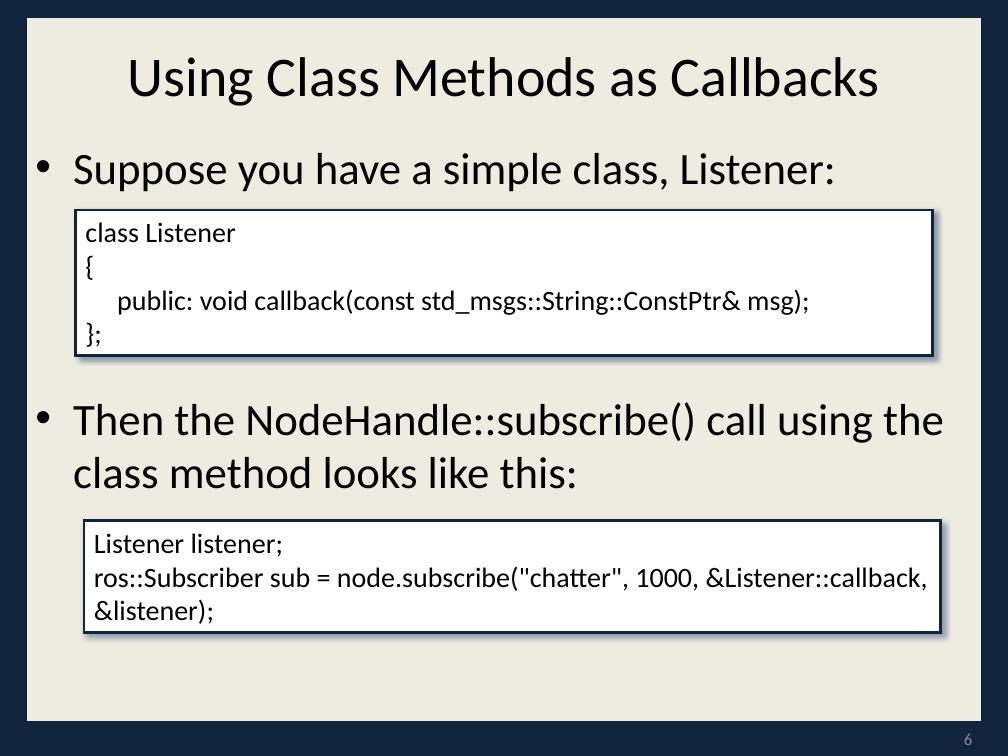
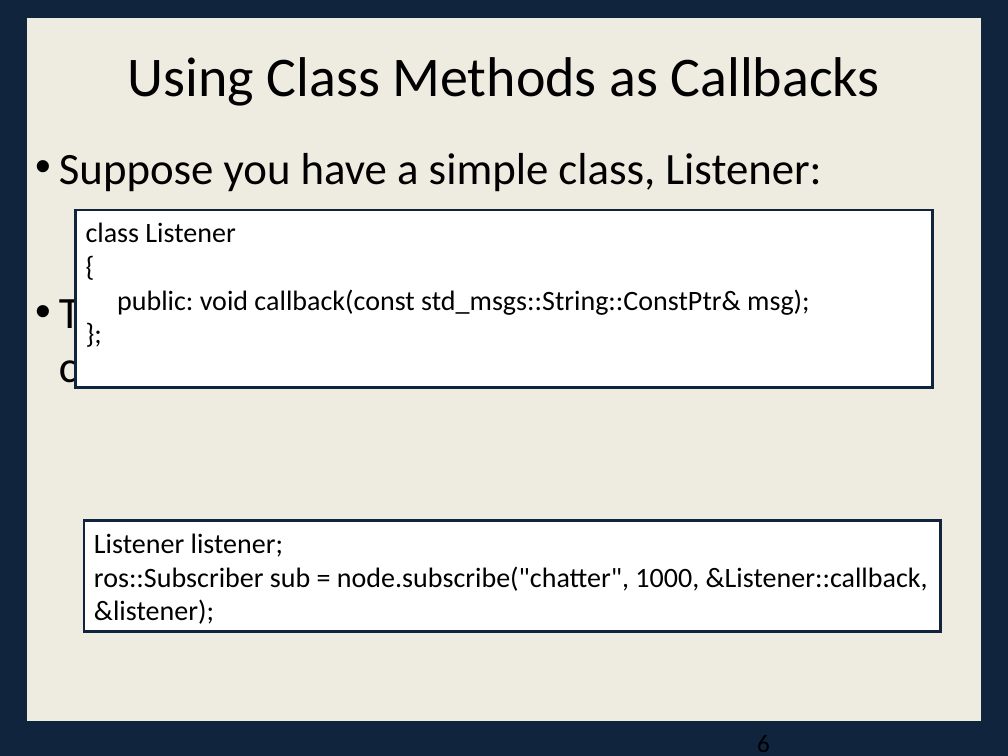
Before and after one commit to faustino-lukolo/Cpts483-Intro-To-Robotics, a slide deck: slide 6 of Resources/Lessons/ROSLesson3.pptx. Drawn at 1008x756 pixels with LibreOffice and Linux fonts; fonts in the diff are those of the drawing. Boxes give left, top, right and bottom in pixels: in the first picture for what was removed or moved away, otherwise in the second. Text is boxed around its words. In the diff, an @@ line names an element or a change of style, - is before the commit and + after.

```diff
--- a/Resources/Lessons/ROSLesson3.pptx
+++ b/Resources/Lessons/ROSLesson3.pptx
@@ background #0F243E to #10243E @@
@@ rectangle at (25,17,983,723): outline #0F243E 2 pt to #10243E 2.01 pt @@
@@ text "Suppose you have a simple ..." at (59,153,859,389): indent changed; less space between paragraphs @@
@@ rectangle "class Listener": place and size @@
-rectangle "class Listener" at (76,210,932,356)
+rectangle "class Listener" at (76,210,932,388)
@@ rectangle "class Listener" at (76,210,932,388): list level 2 to 1 in "class Listener"; list level 2 to 1 in "{"; list level 2 to 1 in "public: void callback(const std_msgs::String::ConstPtr& msg) ..."; list level 2 to 1 in "};"; outline #0F243E 2 pt to #10243E 2.01 pt; shadow off @@
@@ rectangle "Listener listener;" at (84,521,940,632): list level 2 to 1 in "Listener listener;"; list level 2 to 1 in "ros::Subscriber sub = node.subscribe("chatter", 1000, ..."; outline #0F243E 2 pt to #10243E 2.01 pt; shadow off @@
@@ page number removed at (964,733,972,745) @@
-6
```
Also in this commit, not shown: 43 other slides changed, 3 slides added, 11 other files.
